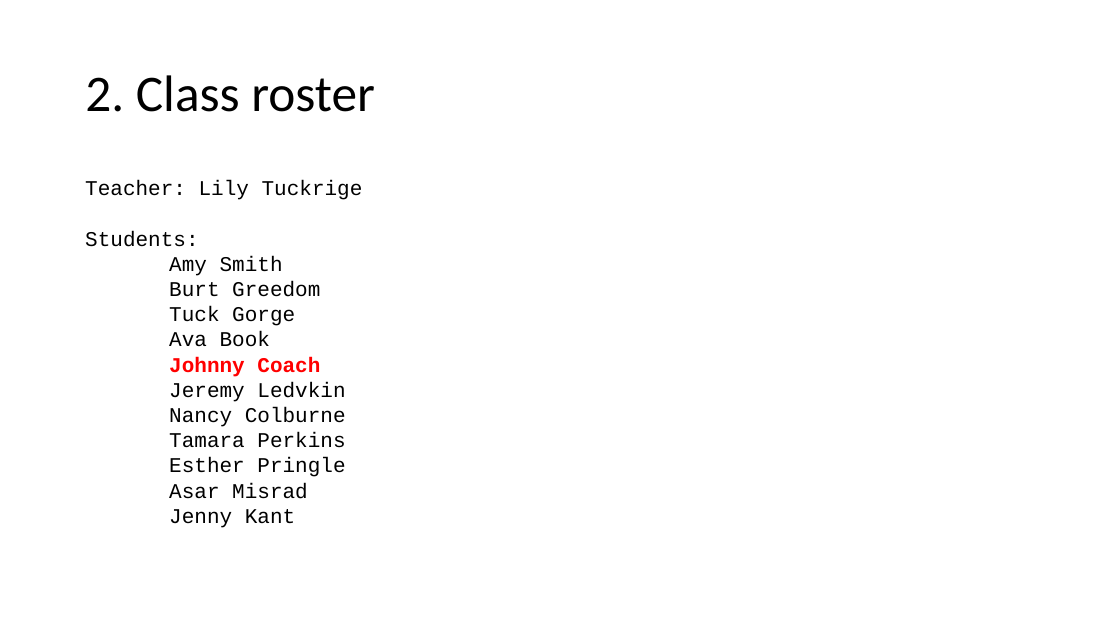
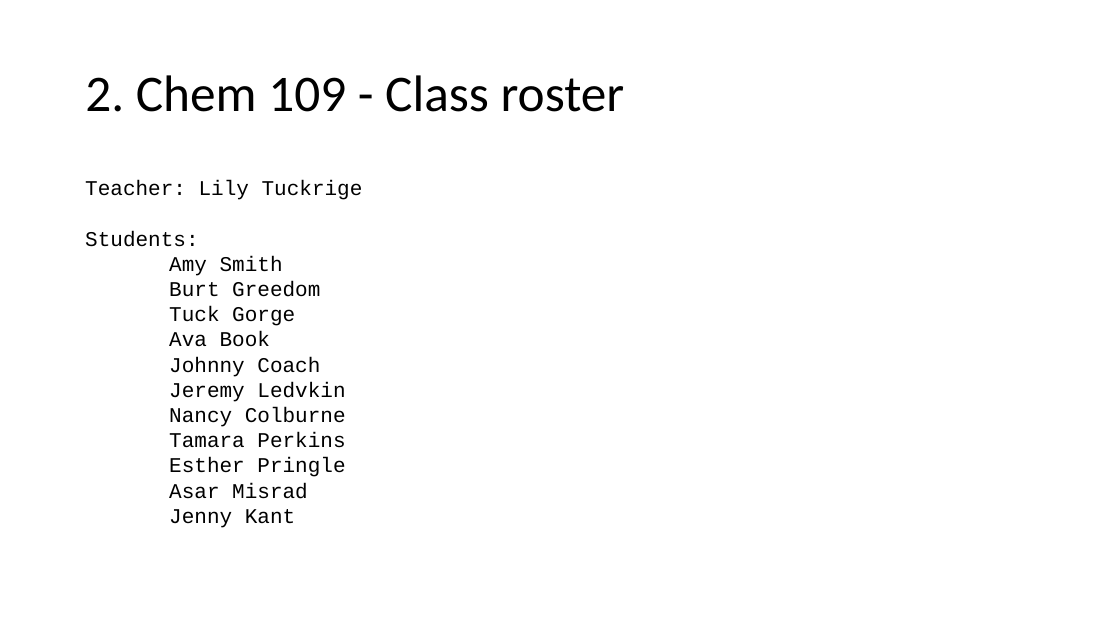
Before and after one commit to frankwxu/digital-forensics-lab, a slide deck: slide 9 of Email_Harassment/0_Investigate_Harassment_Email_Wireshark.pptx (slide 6 before the commit). Drawn at 1120x630 pixels with LibreOffice and Linux fonts; fonts in the diff are those of the drawing; background and template pictures are left out. Boxes give left, top, right and bottom in pixels: in the first picture for what was removed or moved away, otherwise in the second. Text is boxed around its words. In the diff, an @@ line names an element or a change of style, - is before the commit and + after.

```diff
--- a/Email_Harassment/0_Investigate_Harassment_Email_Wireshark.pptx
+++ b/Email_Harassment/0_Investigate_Harassment_Email_Wireshark.pptx
@@ title at <box>85,75,625,112</box>: text changed @@
-2. Class roster
+2. Chem 109 - Class roster
@@ text at <box>169,357,320,377</box>: text colour #FF0000 to #000000, bold off in "Johnny Coach" @@
```
Also in this commit, not shown: 2 other slides changed, 3 slides added.
